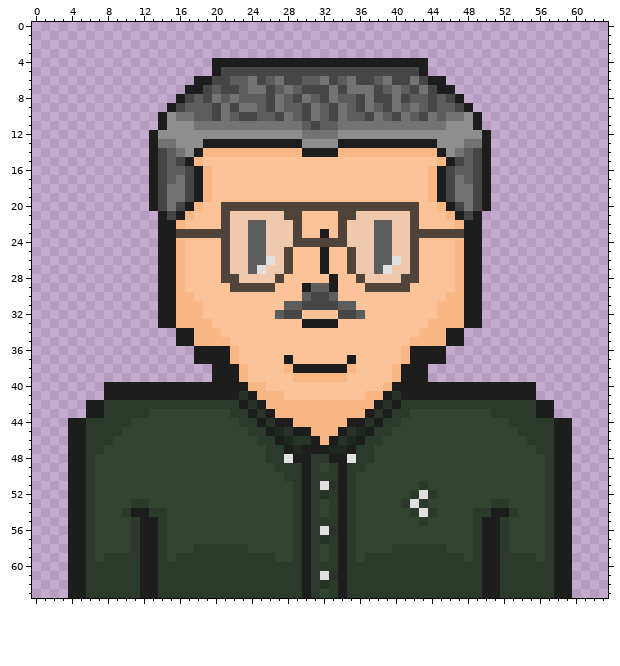
File history of a pixel-art sprite, app/src/main/res/drawable/cient4.png. The first picture shows the starting point.
The file is 64x64 pixels. Colours within 5 levels of each other are drawn and written as one.
Now the later version:
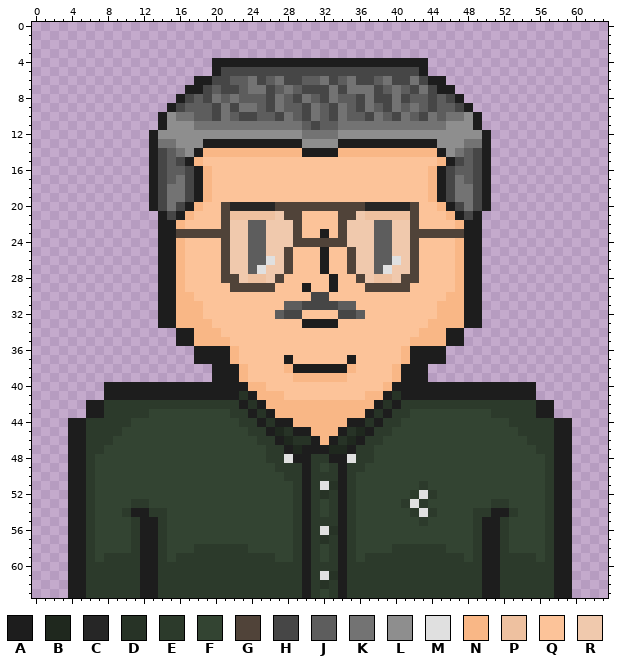
Palette (. is transparent): A #1d1d1d  B #1f281e  C #262626  D #273326  E #2c3a2b  F #334432  G #504339  H #464646  J #5d5d5d  K #737373  L #8e8e8e  M #e0e0e0  N #f9b786  P #eec1a0  Q #fcc399  R #f0c9ad
What changed:
The author changed colour G to colour C in row 20 at x 22 to 26 and 37 to 41.
The author changed colour R to colour P in row 21 at x 22 to 26 and 37 to 41; in row 28 at x 24 to 25 and 38 to 39.
The author changed colour J to colour Q in row 29 at x 31 to 32; in row 30 at x 30 and 33.
